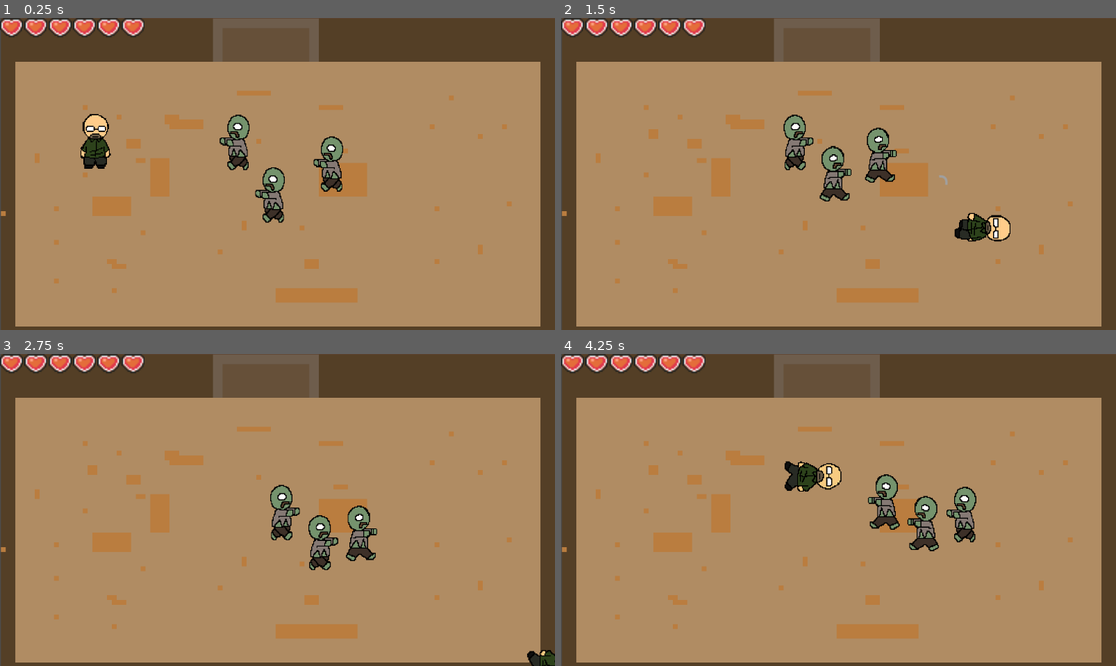
Above: before the commit, frames 1-4 (two rows, left to right).
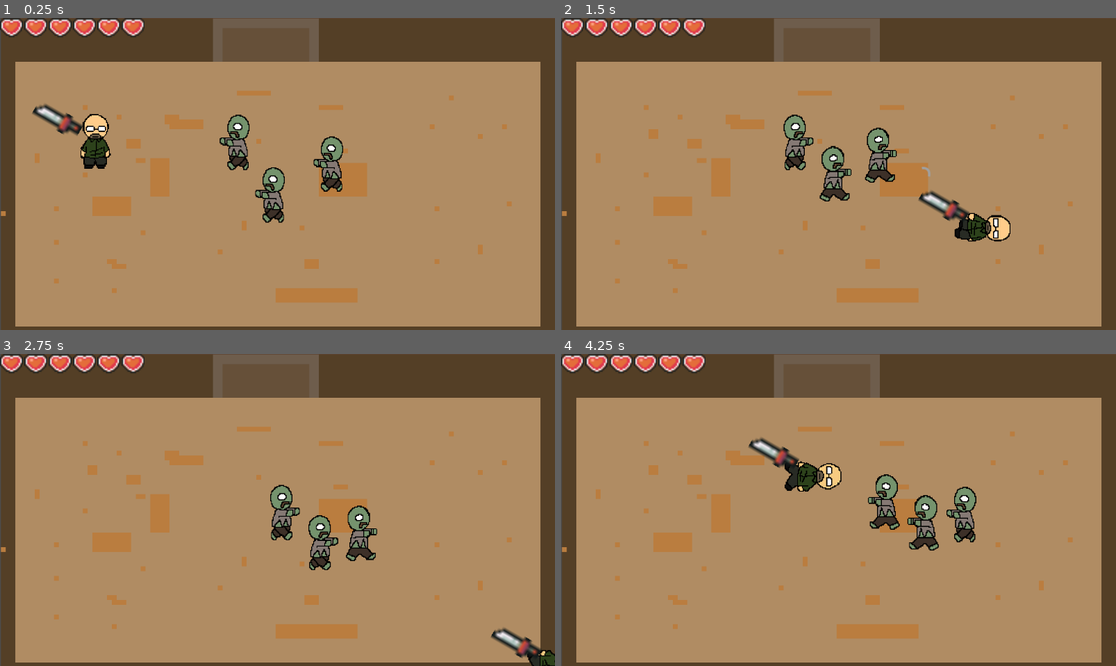
Above: after the commit, the same moments.

Repository: bcorrigall/ratknight
Game: Godot game, scene res://main.tscn
The game is run twice, just before and just after one commit, with the same random seed, the same clock (stepped at 60 frames per second) and the same inputs.
Inputs (mouse positions are in pixels of both pictures, inside the frame that each line leads up to):
- Up to frame 1 (0.25 s): no input
- Up to frame 2 (1.5 s): move the mouse to (960, 158) at 0.52 s; hold Right (move_right) 0.53-1.28 s; hold Shift (dash) 0.53-1.28 s; move the mouse to (727, 189) at 1.27 s; hold S (move_down) from 1.28 s (still down); click (727, 189) at 1.35 s
- Up to frame 3 (2.75 s): move the mouse to (333, 441) at 2.02 s; release S (move_down) at 2.03 s; hold Right (move_right) from 2.03 s (still down); hold Shift (dash) from 2.03 s (still down)
- Up to frame 4 (4.25 s): move the mouse to (810, 572) at 2.77 s; release Right (move_right) at 2.78 s; release Shift (dash) at 2.78 s; hold Up (move_up) 2.78-3.53 s; click (810, 572) at 2.85 s; move the mouse to (1005, 556) at 3.52 s; hold A (move_left) from 3.53 s (still down); hold Shift (dash) from 3.53 s (still down)

The runs differ from the first frame. In frame 1, 0.5% of the frame differs, in the area x 5-15%, y 27-38%; in frame 2, 0.5%; in frame 3, 0.4%; in frame 4, 0.7%, in the area x 33-75%, y 26-64%.

Commit message:
attack animation

Diff:
--- a/heart_container.gd
+++ b/heart_container.gd
@@ -1,15 +1,20 @@
 extends HBoxContainer
 @onready var HeartGuiClass = preload("res://heart_gui.tscn")
 
+
+
 func _ready():
+
 	pass
 
 func _process(delta):
 	pass
 
 
+
 func setMaxHeart(max:int):
 	for i in range(max):
+		print(max)
 		var heart = HeartGuiClass.instantiate()
 		add_child(heart)
 
@@ -23,8 +28,8 @@
 
 '''
 add to main.tscn
-@onready var heartsContatiner = $" "
 
+@onready var heartsContainer = $"."
 in ready:
 	heartsContainer.setMaxHeart(3)
 	heartsContainer.updateHearts(1)
--- a/playerMovement.gd
+++ b/playerMovement.gd
@@ -2,6 +2,7 @@
 
 @export var speed = 300
 @export var maxHealth = 120
+
 var health = 120
 var dash_timed_out
 var dash_cooldown =  0.5
@@ -38,6 +39,7 @@
 	if Input.is_action_pressed("dash"):
 		dash()
 
+
 	if (velocity.y < 0):
 		$playerSprites.animation = "back"
 	elif (velocity.x < 0):
--- a/project.godot
+++ b/project.godot
@@ -51,6 +51,16 @@
 "events": [Object(InputEventKey,"resource_local_to_scene":false,"resource_name":"","device":0,"window_id":0,"alt_presse …(181 unchanged characters)…
 ]
 }
+attack_light={
+"deadzone": 0.5,
+"events": [Object(InputEventKey,"resource_local_to_scene":false,"resource_name":"","device":-1,"window_id":0,"alt_pressed":false,"shift_pressed":false,"ctrl_pressed":false,"meta_pressed":false,"pressed":false,"keycode":0,"physical_keycode":74,"key_label":0,"unicode":106,"echo":false,"script":null)
+]
+}
+attack_spin={
+"deadzone": 0.5,
+"events": [Object(InputEventKey,"resource_local_to_scene":false,"resource_name":"","device":-1,"window_id":0,"alt_pressed":false,"shift_pressed":false,"ctrl_pressed":false,"meta_pressed":false,"pressed":false,"keycode":0,"physical_keycode":75,"key_label":0,"unicode":107,"echo":false,"script":null)
+]
+}
 
 [rendering]
 
--- /dev/null
+++ b/sword.tscn
@@ -0,0 +1,16 @@
+[gd_scene load_steps=3 format=3 uid="uid://ra1fajjxpybg"]
+
+[ext_resource type="Texture2D" uid="uid://ms27n7uqkdcm" path="res://assets/test/Sword/Sprite.png" id="1_08lkm"]
+
+[sub_resource type="RectangleShape2D" id="RectangleShape2D_oi2kg"]
+size = Vector2(6, 11)
+
+[node name="Area2D" type="Area2D"]
+
+[node name="Sprite2D" type="Sprite2D" parent="."]
+position = Vector2(0, -7.5)
+texture = ExtResource("1_08lkm")
+
+[node name="CollisionShape2D" type="CollisionShape2D" parent="."]
+position = Vector2(0, -9)
+shape = SubResource("RectangleShape2D_oi2kg")
--- a/the_rat.tscn
+++ b/the_rat.tscn
@@ -69,6 +69,183 @@
 radius = 133.333
 height = 600.0
 
+[sub_resource type="Animation" id="Animation_ya0sy"]
+resource_name = "attackDown"
+length = 0.2
+tracks/0/type = "value"
+tracks/0/imported = false
+tracks/0/enabled = true
+tracks/0/path = NodePath("Weapon:rotation")
+tracks/0/interp = 1
+tracks/0/loop_wrap = true
+tracks/0/keys = {
+"times": PackedFloat32Array(0, 0.2),
+"transitions": PackedFloat32Array(1, 1),
+"update": 0,
+"values": [2.0944, 4.18879]
+}
+tracks/1/type = "value"
+tracks/1/imported = false
+tracks/1/enabled = true
+tracks/1/path = NodePath("Weapon:position")
+tracks/1/interp = 1
+tracks/1/loop_wrap = true
+tracks/1/keys = {
+"times": PackedFloat32Array(0, 0.1, 0.2),
+"transitions": PackedFloat32Array(1, 1, 1),
+"update": 0,
+"values": [Vector2(23, 21), Vector2(1, 39), Vector2(-33, 33)]
+}
+
+[sub_resource type="Animation" id="Animation_as68c"]
+length = 0.2
+tracks/0/type = "value"
+tracks/0/imported = false
+tracks/0/enabled = true
+tracks/0/path = NodePath("Weapon:rotation")
+tracks/0/interp = 1
+tracks/0/loop_wrap = true
+tracks/0/keys = {
+"times": PackedFloat32Array(0),
+"transitions": PackedFloat32Array(1),
+"update": 0,
+"values": [-1.0472]
+}
+tracks/1/type = "value"
+tracks/1/imported = false
+tracks/1/enabled = true
+tracks/1/path = NodePath("Weapon:position")
+tracks/1/interp = 1
+tracks/1/loop_wrap = true
+tracks/1/keys = {
+"times": PackedFloat32Array(0),
+"transitions": PackedFloat32Array(1),
+"update": 0,
+"values": [Vector2(-36, -21)]
+}
+
+[sub_resource type="Animation" id="Animation_rk6ca"]
+resource_name = "attackBack"
+length = 0.2
+tracks/0/type = "value"
+tracks/0/imported = false
+tracks/0/enabled = true
+tracks/0/path = NodePath("Weapon:rotation")
+tracks/0/interp = 1
+tracks/0/loop_wrap = true
+tracks/0/keys = {
+"times": PackedFloat32Array(0, 0.2),
+"transitions": PackedFloat32Array(1, 1),
+"update": 0,
+"values": [-1.0472, 1.0472]
+}
+tracks/1/type = "value"
+tracks/1/imported = false
+tracks/1/enabled = true
+tracks/1/path = NodePath("Weapon:position")
+tracks/1/interp = 1
+tracks/1/loop_wrap = true
+tracks/1/keys = {
+"times": PackedFloat32Array(0, 0.1, 0.2),
+"transitions": PackedFloat32Array(1, 1, 1),
+"update": 0,
+"values": [Vector2(-36, -21), Vector2(0, -39), Vector2(41, -8)]
+}
+
+[sub_resource type="Animation" id="Animation_salqe"]
+resource_name = "attackRight"
+length = 0.2
+tracks/0/type = "value"
+tracks/0/imported = false
+tracks/0/enabled = true
+tracks/0/path = NodePath("Weapon:rotation")
+tracks/0/interp = 1
+tracks/0/loop_wrap = true
+tracks/0/keys = {
+"times": PackedFloat32Array(0, 0.1, 0.2),
+"transitions": PackedFloat32Array(1, 1, 1),
+"update": 0,
+"values": [0.750492, 1.5708, 3.88685]
+}
+tracks/1/type = "value"
+tracks/1/imported = false
+tracks/1/enabled = true
+tracks/1/path = NodePath("Weapon:position")
+tracks/1/interp = 1
+tracks/1/loop_wrap = true
+tracks/1/keys = {
+"times": PackedFloat32Array(0, 0.1, 0.2),
+"transitions": PackedFloat32Array(1, 1, 1),
+"update": 0,
+"values": [Vector2(20, -52), Vector2(38, 0), Vector2(5, 48)]
+}
+
+[sub_resource type="Animation" id="Animation_q05dq"]
+resource_name = "attackLeft"
+length = 0.2
+tracks/0/type = "value"
+tracks/0/imported = false
+tracks/0/enabled = true
+tracks/0/path = NodePath("Weapon:rotation")
+tracks/0/interp = 1
+tracks/0/loop_wrap = true
+tracks/0/keys = {
+"times": PackedFloat32Array(0, 0.1, 0.2),
+"transitions": PackedFloat32Array(1, 1, 1),
+"update": 0,
+"values": [-0.750492, -1.5708, -3.88685]
+}
+tracks/1/type = "value"
+tracks/1/imported = false
+tracks/1/enabled = true
+tracks/1/path = NodePath("Weapon:position")
+tracks/1/interp = 1
+tracks/1/loop_wrap = true
+tracks/1/keys = {
+"times": PackedFloat32Array(0, 0.1, 0.2),
+"transitions": PackedFloat32Array(1, 1, 1),
+"update": 0,
+"values": [Vector2(-20, -52), Vector2(-38, 0), Vector2(-5, 48)]
+}
+
+[sub_resource type="Animation" id="Animation_yc4a6"]
+resource_name = "attackSpin"
+length = 0.2
+tracks/0/type = "value"
+tracks/0/imported = false
+tracks/0/enabled = true
+tracks/0/path = NodePath("Weapon:rotation")
+tracks/0/interp = 1
+tracks/0/loop_wrap = true
+tracks/0/keys = {
+"times": PackedFloat32Array(0, 0.1, 0.2),
+"transitions": PackedFloat32Array(1, 1, 1),
+"update": 0,
+"values": [0.0, 3.14159, 6.28319]
+}
+tracks/1/type = "value"
+tracks/1/imported = false
+tracks/1/enabled = true
+tracks/1/path = NodePath("Weapon:position")
+tracks/1/interp = 1
+tracks/1/loop_wrap = true
+tracks/1/keys = {
+"times": PackedFloat32Array(0, 0.1, 0.2),
+"transitions": PackedFloat32Array(1, 1, 1),
+"update": 0,
+"values": [Vector2(0, -40), Vector2(0, 32), Vector2(0, -40)]
+}
+
+[sub_resource type="AnimationLibrary" id="AnimationLibrary_07om8"]
+_data = {
+"RESET": SubResource("Animation_as68c"),
+"attackBack": SubResource("Animation_rk6ca"),
+"attackDown": SubResource("Animation_ya0sy"),
+"attackLeft": SubResource("Animation_q05dq"),
+"attackRight": SubResource("Animation_salqe"),
+"attackSpin": SubResource("Animation_yc4a6")
+}
+
 [node name="theRat" type="Node2D"]
 script = ExtResource("1_8mm2x")
 
@@ -85,7 +262,20 @@
 shape = SubResource("CapsuleShape2D_vciue")
 
 [node name="Weapon" parent="." instance=ExtResource("13_5ikvp")]
+position = Vector2(-36, -21)
+rotation = -1.0472
+
+[node name="Sword" parent="Weapon" index="3"]
+position = Vector2(0.5, 0.866028)
+scale = Vector2(7, 7)
 
 [node name="Timer" type="Timer" parent="."]
 
+[node name="AnimationPlayer" type="AnimationPlayer" parent="."]
+libraries = {
+"": SubResource("AnimationLibrary_07om8")
+}
+
 [connection signal="timeout" from="Timer" to="." method="_on_timer_timeout"]
+
+[editable path="Weapon"]
--- a/weapon.tscn
+++ b/weapon.tscn
@@ -1,6 +1,7 @@
-[gd_scene load_steps=2 format=3 uid="uid://bsnf7mnfrii3c"]
+[gd_scene load_steps=3 format=3 uid="uid://bsnf7mnfrii3c"]
 
 [ext_resource type="Script" path="res://Weapon.gd" id="1_ui66y"]
+[ext_resource type="PackedScene" uid="uid://ra1fajjxpybg" path="res://sword.tscn" id="2_e5ohj"]
 
 [node name="Weapon" type="Node2D"]
 script = ExtResource("1_ui66y")
@@ -11,4 +12,6 @@
 
 [node name="Timer" type="Timer" parent="."]
 
+[node name="Sword" parent="." instance=ExtResource("2_e5ohj")]
+
 [connection signal="timeout" from="Timer" to="." method="_on_timer_timeout"]
Binary file added: assets/test/Sword/Sprite.png
Not shown, added: assets/test/Sword/Sprite.png.import
Binary file added: assets/test/Sword/SpriteInHand.png
Not shown, added: assets/test/Sword/SpriteInHand.png.import
Not shown: 1 places in the_rat.tscn that only renumber resources
Not shown, changed: .DS_Store
Not shown, changed: assets/.DS_Store
Not shown, changed: assets/test/.DS_Store
